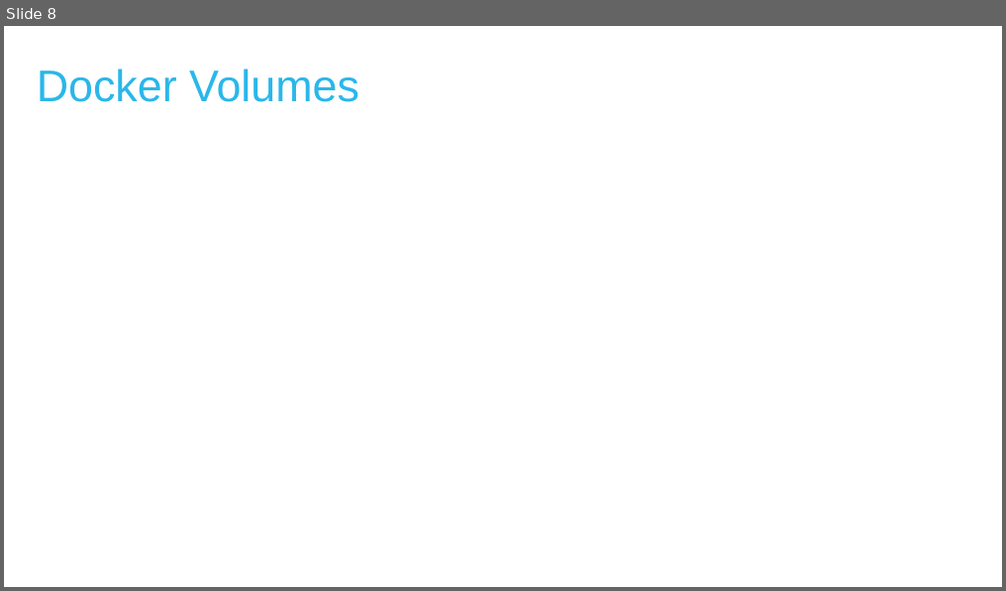
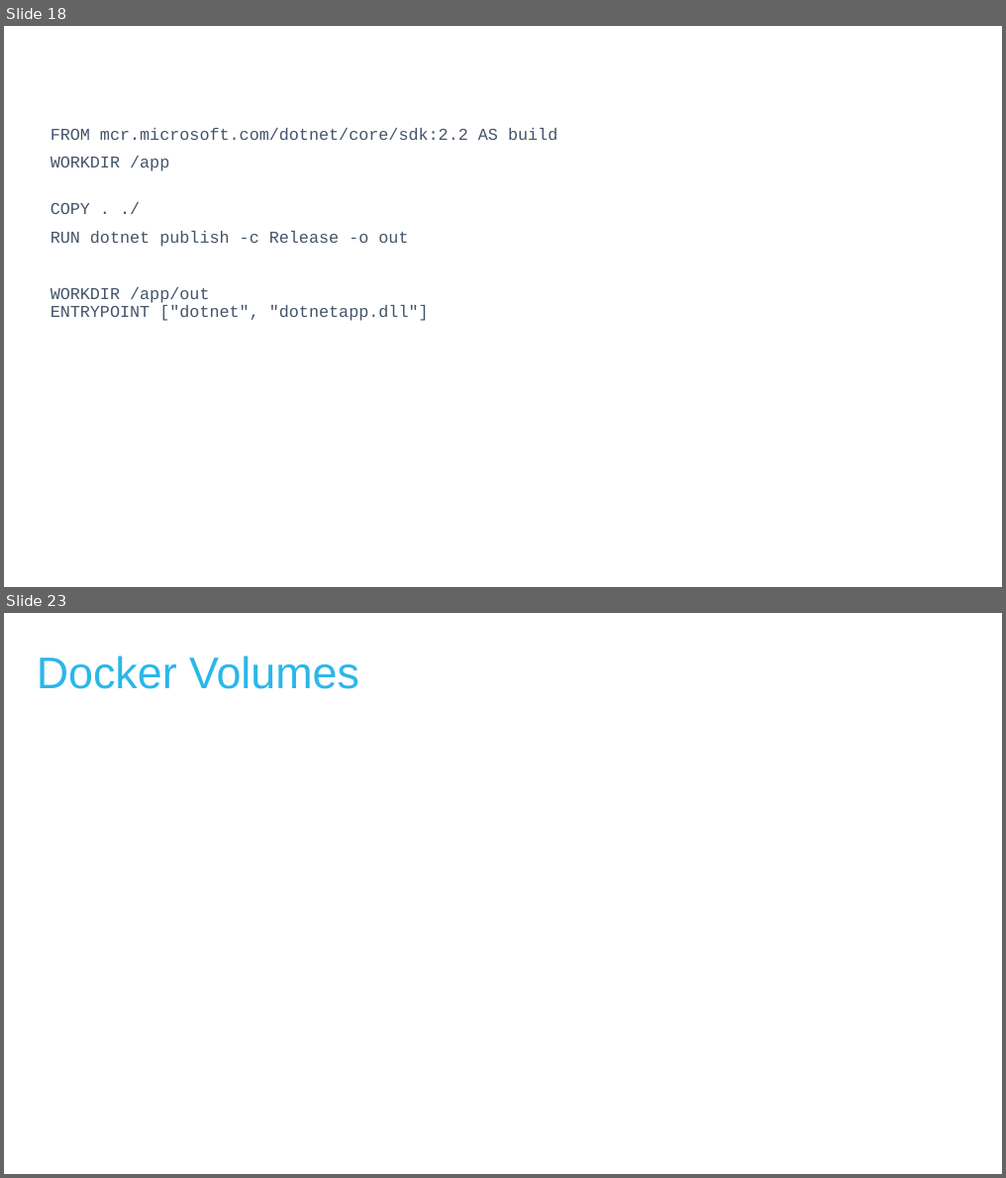
Before and after one commit to MichaelSimons/docker-toolbox, a slide deck: Docker Tips and Tricks.pptm. Shown one above the other, each under a label of ours: slide 8 before the commit, slides 18 and 23 after it; the slides between them are not shown. The pictures are 1006x591 and 1006x1178 pixels, drawn with LibreOffice and Linux fonts; fonts in the diff are those of the drawing; background and template pictures are left out. Boxes give left, top, right and bottom in pixels: in the first picture for what was removed or moved away, otherwise in the second. Text is boxed around its words. In the diff, an @@ line names an element or a change of style, - is before the commit and + after.

```diff
--- a/Docker Tips and Tricks.pptm
+++ b/Docker Tips and Tricks.pptm
@@ slide 18 added at <box>4,26,1002,587</box>, background #FFFFFF @@
@@ text added at <box>51,128,557,321</box>, 16 pt, text #44546A @@
+FROM mcr.microsoft.com/dotnet/core/sdk:2.2 AS build
+WORKDIR /app
+COPY . ./
+RUN dotnet publish -c Release -o out
+WORKDIR /app/out
+ENTRYPOINT ["dotnet", "dotnetapp.dll"]
@@ what was slide 8 is now slide 23 @@
```
Also in this commit, not shown: 5 slides changed, 14 other slides added, 1 slide removed, 4 other files.
